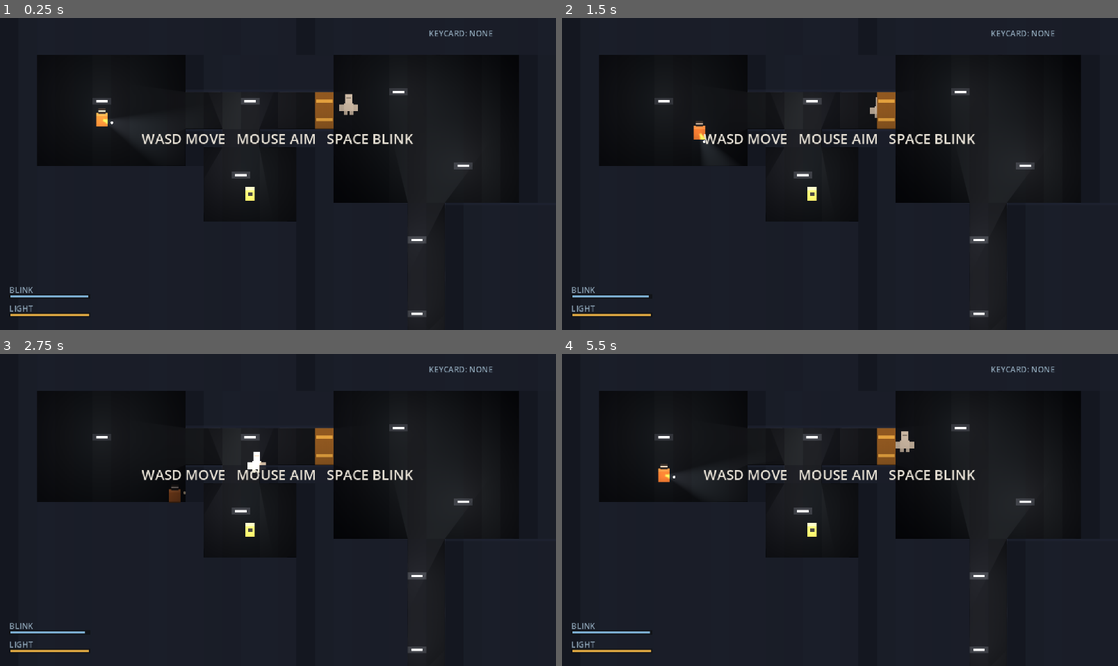
Above: before the commit, frames 1-4 (two rows, left to right).
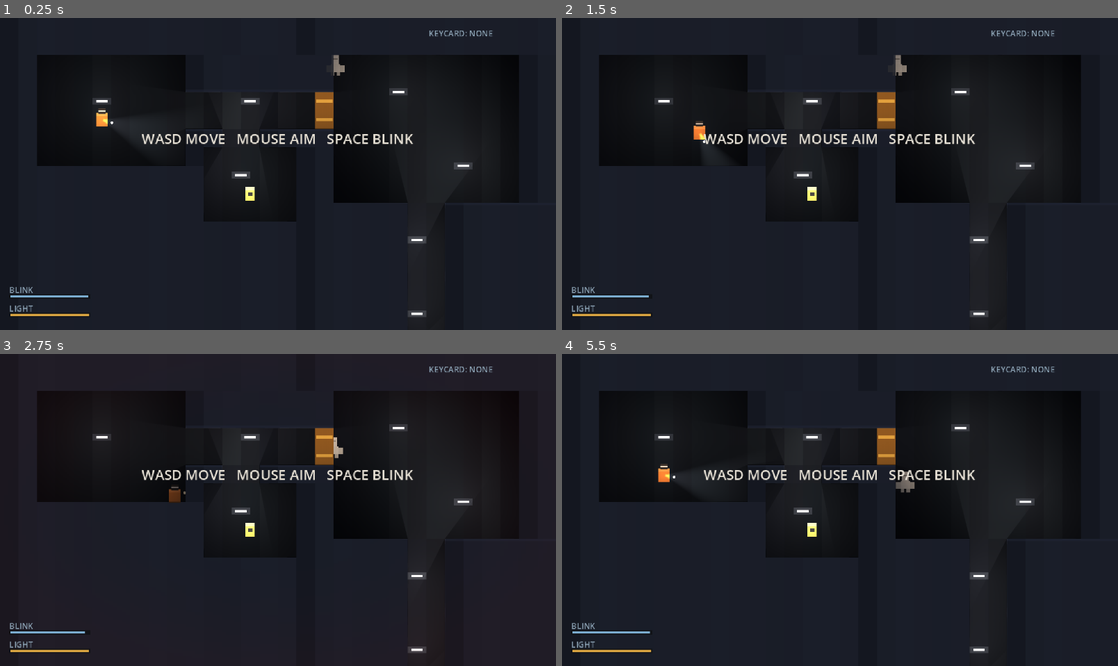
Above: after the commit, the same moments.

Repository: Miyazawai/scp-cb-2d
Game: Godot game, scene res://main.tscn
Two runs of this game, one before a commit and one after it. Both use one fixed random seed, a clock stepped at 60 frames per second and the inputs below.
Inputs (mouse positions are in pixels of both pictures, inside the frame that each line leads up to):
- Up to frame 1 (0.25 s): no input
- Up to frame 2 (1.5 s): tap Enter at 0.5 s; move the mouse to (962, 158) at 0.52 s; hold D 0.53-1.28 s; tap R at 0.6 s; tap Space at 0.77 s; move the mouse to (728, 189) at 1.27 s; hold S from 1.28 s (still down); tap Shift at 1.35 s
- Up to frame 3 (2.75 s): tap Space at 1.52 s; move the mouse to (333, 441) at 2.02 s; release S at 2.03 s; hold D from 2.03 s (still down); hold F from 2.03 s (still down)
- Up to frame 4 (5.5 s): move the mouse to (812, 572) at 2.77 s; release D at 2.78 s; release F at 2.78 s; hold W 2.78-3.53 s; tap R at 2.85, 5.1 s; tap Space at 3.02, 3.77, 4.52 s; move the mouse to (1006, 556) at 3.52 s; hold Shift 3.53-4.28 s; hold A 3.53-5.03 s; move the mouse to (673, 463) at 4.27 s; tap F at 4.35 s; move the mouse to (867, 510) at 5.02 s; hold S from 5.03 s (still down)

The runs differ from the first frame. In frame 1, 0.2% of the frame differs, in the area x 59-65%, y 11-32%; in frame 2, 0.1%; in frame 3, 0.2%; in frame 4, 0.3%, in the area x 60-64%, y 24-45%.

Commit message:
feat(173): teleport-step movement, danger vignette, blink warning, scrape sfx

Diff:
--- a/scripts/main.gd
+++ b/scripts/main.gd
@@ -19,7 +19,12 @@
 var card_node: Node2D = null
 var card_taken := false
 
+var cam: Camera2D = null
+var vignette: TextureRect = null
+var shake_amt := 0.0
+
 var blink_fill: ColorRect = null
+var blink_label: Label = null
 var batt_fill: ColorRect = null
 var card_label: Label = null
 var center_label: Label = null
@@ -115,7 +120,19 @@
 			img.set_pixel(x, y, Color(1, 1, 1, a))
 	return ImageTexture.create_from_image(img)
 
-# ---------------------------------------------------------------- geometry
+func _vignette_texture(px: int) -> ImageTexture:
+	var img := Image.create(px, px, false, Image.FORMAT_RGBA8)
+	var c := px * 0.5
+	for y in px:
+		for x in px:
+			var d := clampf(Vector2(x + 0.5 - c, y + 0.5 - c).length() / c, 0.0, 1.0)
+			var a := pow(clampf((d - 0.30) / 0.70, 0.0, 1.0), 1.7)
+			img.set_pixel(x, y, Color(1, 1, 1, a))
+	return ImageTexture.create_from_image(img)
+
+func _on_scp_stepped(dist: float) -> void:
+	if dist < 150.0:
+		shake_amt = maxf(shake_amt, clampf(1.0 - dist / 150.0, 0.0, 1.0) * 3.2)
 
 func _quad(rect: Rect2, tex: Texture2D, tint: Color, z: int, uv_per_tile: bool = true) -> Polygon2D:
 	var p := Polygon2D.new()
@@ -250,6 +267,8 @@
 		node.add_child(stripe)
 		doors.append({"cell": cell, "body": body, "vis": vis, "stripe": stripe, "open": false})
 
+var light_spots: Array = []
+
 func _build_lights() -> void:
 	var cm := CanvasModulate.new()
 	cm.color = Color(0.24, 0.255, 0.315)
@@ -264,6 +283,7 @@
 		Vector2(20.0 * TILE, 20.0 * TILE), Vector2(26.5 * TILE, 21.5 * TILE),
 	]
 	for p in spots:
+		light_spots.append({"pos": p, "radius": 84.0})
 		var l := PointLight2D.new()
 		l.texture = tex
 		l.texture_scale = 1.75
@@ -306,10 +326,11 @@
 	cs.shape = shape
 	player.add_child(cs)
 	player.position = Vector2(5 * TILE + 8, 5 * TILE + 8)
+	player.lights = light_spots
 	add_child(player)
 	player.died.connect(_on_player_died)
 
-	var cam := Camera2D.new()
+	cam = Camera2D.new()
 	cam.position_smoothing_enabled = true
 	cam.position_smoothing_speed = 8.0
 	cam.limit_left = 0
@@ -326,6 +347,7 @@
 	scp.position = Vector2(19 * TILE + 8, 4 * TILE + 8)
 	add_child(scp)
 	scp.setup(player)
+	scp.connect("stepped", _on_scp_stepped)
 
 func _spawn_card() -> void:
 	card_pos = Vector2(13 * TILE + 8, 9 * TILE + 8)
@@ -361,9 +383,18 @@
 	root.mouse_filter = Control.MOUSE_FILTER_IGNORE
 	layer.add_child(root)
 
-	var bl := _label("BLINK", 7, Color("8fa6b8"))
-	bl.position = Vector2(8, 230)
-	root.add_child(bl)
+	vignette = TextureRect.new()
+	vignette.texture = _vignette_texture(128)
+	vignette.set_anchors_preset(Control.PRESET_FULL_RECT)
+	vignette.expand_mode = TextureRect.EXPAND_IGNORE_SIZE
+	vignette.stretch_mode = TextureRect.STRETCH_SCALE
+	vignette.mouse_filter = Control.MOUSE_FILTER_IGNORE
+	vignette.modulate = Color(0.62, 0.05, 0.05, 0.0)
+	root.add_child(vignette)
+
+	blink_label = _label("BLINK", 7, Color("8fa6b8"))
+	blink_label.position = Vector2(8, 230)
+	root.add_child(blink_label)
 	var blink_bg := _bar_root(Vector2(8, 239), 70)
 	root.add_child(blink_bg)
 	blink_fill = ColorRect.new()
@@ -409,7 +440,7 @@
 
 func _apply_args() -> void:
 	var a := _args()
-	if a.has("--shot") or a.has("--shot2"):
+	if a.has("--shot") or a.has("--shot2") or a.has("--shot3"):
 		shot_mode = true
 		player.use_mouse_aim = false
 		player.facing = Vector2.RIGHT
@@ -419,6 +450,11 @@
 			scp.position = Vector2(24.0 * TILE, 5.5 * TILE)
 			card_taken = true
 			player.card_level = 1
+		elif a.has("--shot3"):
+			fname = "demo_shot3.png"
+			player.position = Vector2(12.5 * TILE, 4.5 * TILE)
+			scp.position = Vector2(9.5 * TILE, 4.5 * TILE)   # behind the player, close
+			scp.hold = true
 		else:
 			fname = "demo_shot2.png"
 			player.position = Vector2(5.5 * TILE, 5.5 * TILE)
@@ -445,8 +481,32 @@
 		return
 	blink_fill.size.x = 68.0 * player.blink_ratio()
 	batt_fill.size.x = 68.0 * player.battery_ratio()
+
+	# forced-blink warning: you must know it is coming, or the death is unfair
+	var br: float = player.blink_ratio()
+	if br < 0.18:
+		var warn: float = 0.35 + 0.65 * absf(sin(float(Time.get_ticks_msec()) / 90.0))
+		blink_label.modulate = Color(1.0, 0.45, 0.4, warn)
+		blink_fill.color = Color(0.95, 0.35, 0.30)
+	else:
+		blink_label.modulate = Color(1, 1, 1, 1)
+		blink_fill.color = Color("7fb2d6")
 	card_label.text = "KEYCARD: %s" % ("LV1" if player.card_level >= 1 else "NONE")
 	blink_overlay.color.a = 0.0 if player.eyes_open else 0.97
+
+	# pressure: the panel bleeds red while it is close and you cannot see it
+	if scp:
+		var d: float = player.position.distance_to(scp.position)
+		var seen: bool = player.can_see(scp.position)
+		var danger := 0.0
+		if not seen:
+			danger = clampf(1.0 - d / 190.0, 0.0, 1.0)
+		var pulse: float = 0.55 + 0.45 * sin(float(Time.get_ticks_msec()) / 210.0)
+		vignette.modulate = Color(0.62, 0.05, 0.05, danger * danger * 0.9 * pulse)
+
+	shake_amt = maxf(0.0, shake_amt - delta * 9.0)
+	if cam:
+		cam.offset = Vector2(randf_range(-1.0, 1.0), randf_range(-1.0, 1.0)) * shake_amt
 
 	if say_timer > 0.0:
 		say_timer -= delta
--- a/scripts/player.gd
+++ b/scripts/player.gd
@@ -23,7 +23,10 @@
 
 var cone_light: PointLight2D = null
 var glow_light: PointLight2D = null
+var lights: Array = []
 var _space_prev := false
+
+const OBSERVE_RANGE := 150.0
 
 func _ready() -> void:
 	cone_light = PointLight2D.new()
@@ -145,16 +148,32 @@
 func battery_ratio() -> float:
 	return clampf(battery / 100.0, 0.0, 1.0)
 
+func _is_lit(p: Vector2) -> bool:
+	for l in lights:
+		if p.distance_to(l["pos"]) < float(l["radius"]):
+			return true
+	return false
+
 func can_see(target: Vector2) -> bool:
 	if freeze:
 		return false
-	if not eyes_open or not light_on or battery <= 0.0:
+	if not eyes_open:
 		return false
 	var to_target := target - global_position
-	if to_target.length() > FLASH_RANGE:
+	var dist := to_target.length()
+	if dist > OBSERVE_RANGE:
 		return false
-	if absf(angle_difference(facing.angle(), to_target.angle())) > deg_to_rad(FLASH_HALF_ANGLE):
+
+	var in_beam := false
+	if light_on and battery > 0.0 and dist <= FLASH_RANGE:
+		if absf(angle_difference(facing.angle(), to_target.angle())) <= deg_to_rad(FLASH_HALF_ANGLE):
+			in_beam = true
+
+	# "observed" must match what the player can actually SEE on screen:
+	# inside the flashlight cone, or standing in the light of a ceiling lamp.
+	if not in_beam and not _is_lit(target):
 		return false
+
 	var space := get_world_2d().direct_space_state
 	var q := PhysicsRayQueryParameters2D.create(global_position, target, 1)
 	var hit := space.intersect_ray(q)
--- a/scripts/scp173.gd
+++ b/scripts/scp173.gd
@@ -1,13 +1,32 @@
 extends Node2D
-## SCP-173: moves only while the player cannot see it.
-## Seen == inside the flashlight cone AND lit AND eyes open (see player.can_see).
+## SCP-173 — "moves only while unobserved", implemented as discrete teleport steps.
+##
+## It never glides. While the player cannot see it, every STEP_INTERVAL it
+## snaps STEP_DIST forward along a clear line toward the player. Look back and
+## it is simply somewhere new, frozen mid-stride. That is what makes it feel
+## instant instead of slow.
 
-const MOVE_SPEED := 44.0
+signal stepped(distance_to_player: float)
+
+const STEP_DIST := 40.0          # ~2.5 tiles per jump
+const STEP_INTERVAL := 0.24      # one jump per forced blink, ~4/s while you look away
 const KILL_DIST := 8.5
+const MAX_STANDOFF := 6.0        # it never lands right on top of you; it kills first
 
 var player: CharacterBody2D = null
-var _idle_time := 0.0
-var _shake := 0.0
+var hold := false                # debug/screenshot: keep it still
+var _timer := 0.0
+var _shown := false
+var _flash := 0.0
+
+var _sfx: AudioStreamPlayer2D = null
+
+func _ready() -> void:
+	_sfx = AudioStreamPlayer2D.new()
+	_sfx.stream = _make_scrape()
+	_sfx.max_distance = 260.0
+	_sfx.volume_db = -7.0
+	add_child(_sfx)
 
 func setup(p: CharacterBody2D) -> void:
 	player = p
@@ -15,30 +34,83 @@
 func _process(delta: float) -> void:
 	if player == null or player.freeze:
 		return
+	_flash = maxf(0.0, _flash - delta * 5.0)
+
 	var seen: bool = player.can_see(global_position)
-	if not seen:
-		var to_player: Vector2 = player.global_position - global_position
-		var dist := to_player.length()
-		if dist > 0.001:
-			global_position += to_player / dist * MOVE_SPEED * delta
-		_idle_time = 0.0
-	else:
-		_idle_time += delta
+	_shown = seen
 
-	var d := global_position.distance_to(player.global_position)
-	if d < KILL_DIST:
-		player.die()
+	if seen:
+		# reset the wind-up so the first step after you look away is never free
+		_timer = 0.0
+	elif not hold:
+		_timer += delta
+		while _timer >= STEP_INTERVAL:
+			_timer -= STEP_INTERVAL
+			_step()
 
-	_shake = 0.0 if seen else _shake + delta
 	queue_redraw()
 
+func _step() -> void:
+	var to_player: Vector2 = player.global_position - global_position
+	var dist := to_player.length()
+	if dist <= KILL_DIST:
+		player.die()
+		return
+
+	var dir := to_player / dist
+	var travel := minf(STEP_DIST, dist - MAX_STANDOFF)
+	if travel <= 0.5:
+		return
+
+	# pick the first arc with a clear line; a statue cannot clip through walls
+	var space := get_world_2d().direct_space_state
+	for deg in [0.0, 18.0, -18.0, 36.0, -36.0, 60.0, -60.0]:
+		var d: Vector2 = dir.rotated(deg_to_rad(deg))
+		var target: Vector2 = global_position + d * travel
+		var q := PhysicsRayQueryParameters2D.create(global_position, target, 1)
+		if space.intersect_ray(q).is_empty():
+			global_position = target
+			_flash = 1.0
+			if _sfx and not _sfx.playing:
+				_sfx.play()
+			stepped.emit(global_position.distance_to(player.global_position))
+			if global_position.distance_to(player.global_position) < KILL_DIST:
+				player.die()
+			return
+
+func _make_scrape() -> AudioStreamWAV:
+	var rate := 22050
+	var n := int(rate * 0.14)
+	var data := PackedByteArray()
+	data.resize(n * 2)
+	var rng := RandomNumberGenerator.new()
+	rng.seed = 90210
+	var prev := 0.0
+	for i in n:
+		var t := float(i) / float(n)
+		var env := pow(1.0 - t, 2.4)
+		var noise: float = rng.randf_range(-1.0, 1.0)
+		prev = prev * 0.70 + noise * 0.30
+		var v: float = prev * env * 0.75
+		data.encode_s16(i * 2, int(clampf(v, -1.0, 1.0) * 32767.0))
+	var st := AudioStreamWAV.new()
+	st.format = AudioStreamWAV.FORMAT_16_BITS
+	st.mix_rate = rate
+	st.stereo = false
+	st.data = data
+	return st
+
 func _draw() -> void:
-	# concrete statue: blocky, no face
 	var base := Color("b7b0a2")
+	# faint afterimage of the last position, sells the "it just moved" read
+	if _flash > 0.01:
+		var a := _flash * 0.22
+		draw_rect(Rect2(-4, 1, 8, 7), Color(base.r, base.g, base.b, a))
+		draw_rect(Rect2(-3, -7, 6, 8), Color(base.r, base.g, base.b, a))
 	draw_rect(Rect2(-4, 1, 8, 7), base)
 	draw_rect(Rect2(-3, -7, 6, 8), base.lightened(0.06))
 	draw_rect(Rect2(-8, 2, 4, 6), base.darkened(0.08))
 	draw_rect(Rect2(4, 2, 4, 6), base.darkened(0.08))
 	draw_rect(Rect2(-4, 8, 3, 3), base.darkened(0.14))
 	draw_rect(Rect2(1, 8, 3, 3), base.darkened(0.14))
-	draw_rect(Rect2(-2, -4, 4, 1), base.darkened(0.3))
+	draw_rect(Rect2(-2, -4, 4, 1), base.darkened(0.30))
Not shown, changed: README.md
